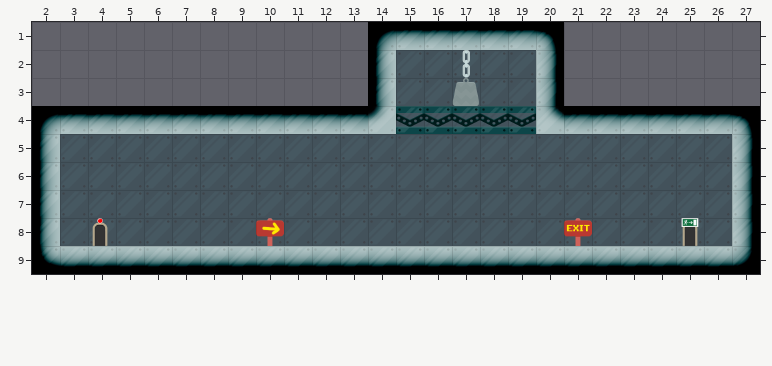
An edit to a level. Tiled map (JSON), assets/levels/level1.json. That is the earlier state.
Cells are 70x70 px. Shown: x 2..27, y 1..9. Tiles whose own drawing changed are shown in their newer look in all pictures.
The same view after the edit:
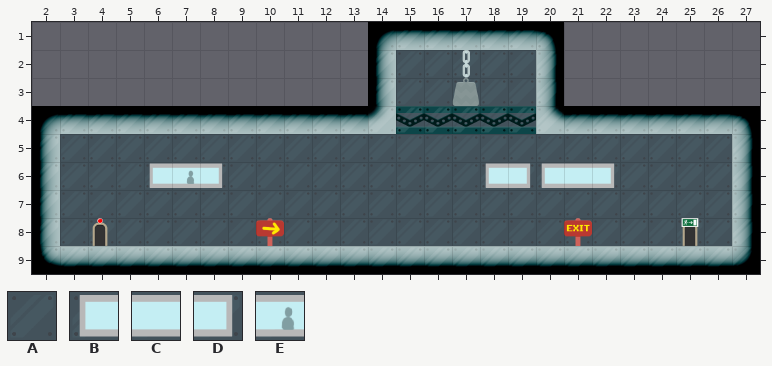
Key: from "gradiented": A 1, B 16, C 17, D 18, E 19.
_ is an empty cell, . an unchanged one.
The exact change:
--- layer "Background"
@@ x 6..22 @@
- 6 AAA.........AAAAA
+ 6 BED.........BDBCD
Boxes around the changes in both pictures, in picture pixels (x1, y1, x2, y2):
changed: (149, 163, 223, 188)
changed: (485, 163, 615, 188)
